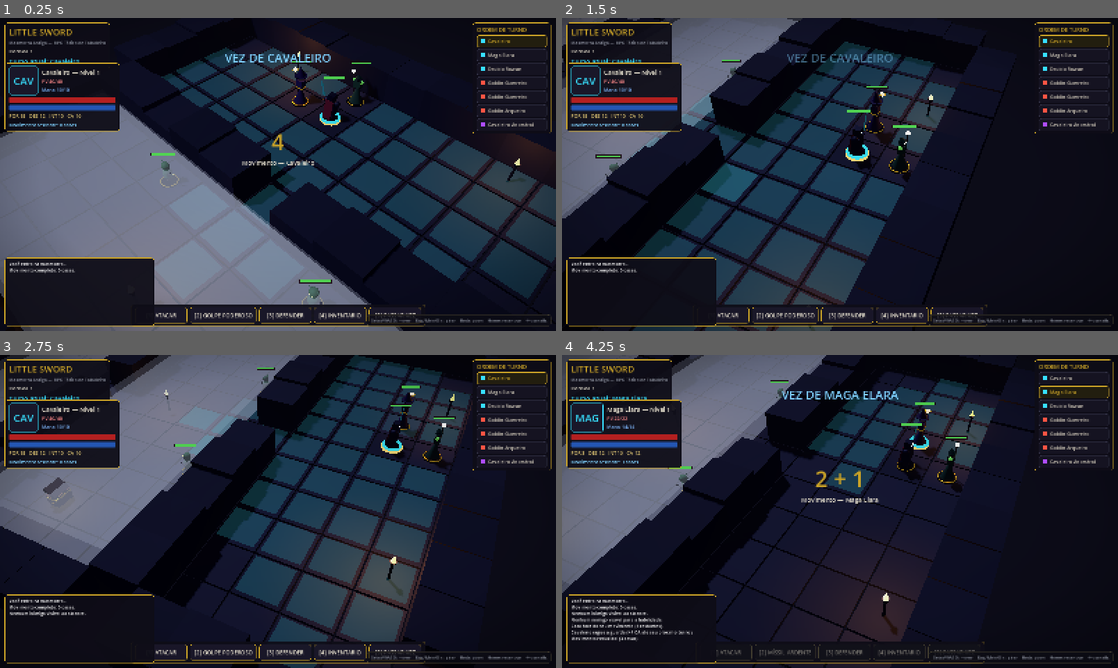
Above: before the commit, frames 1-4 (two rows, left to right).
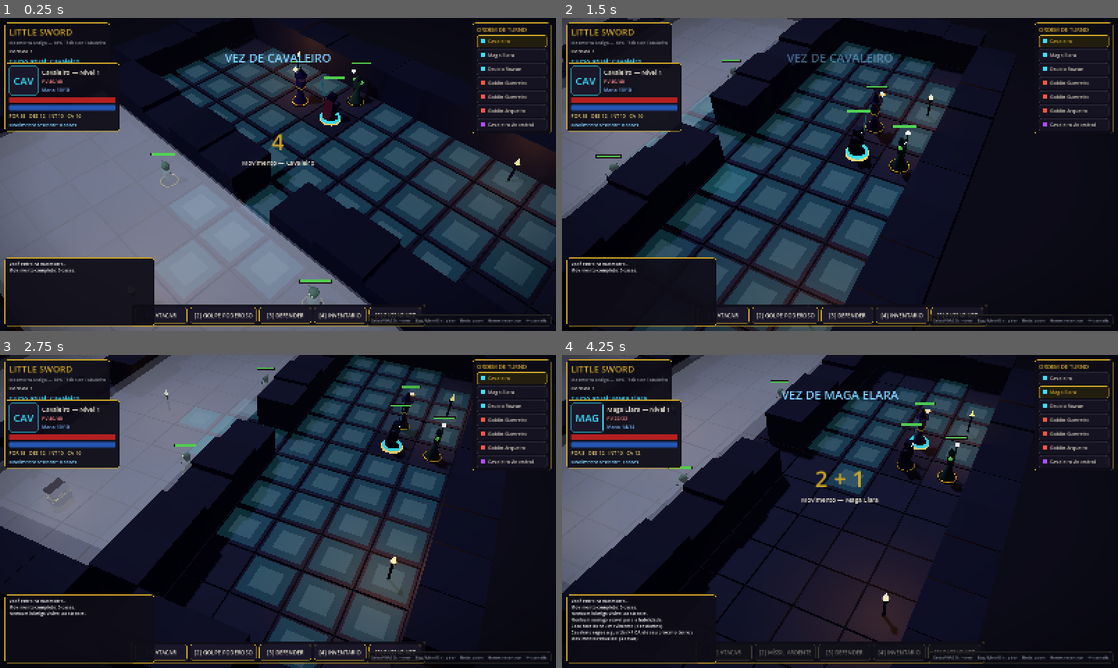
Above: after the commit, the same moments.

Repository: FalconiRod/Little-Sword
Game: Godot game, scene res://src/scenes/main.tscn
Two runs of this game, one before a commit and one after it. Both use one fixed random seed, a clock stepped at 60 frames per second and the inputs below.
Inputs (mouse positions are in pixels of both pictures, inside the frame that each line leads up to):
- Up to frame 1 (0.25 s): no input
- Up to frame 2 (1.5 s): tap Enter at 0.5 s; move the mouse to (962, 158) at 0.52 s; hold D 0.53-1.28 s; hold Q 0.53-1.28 s; click (962, 158) at 0.67 s; move the mouse to (728, 190) at 1.27 s; hold S from 1.28 s (still down); tap E at 1.35 s
- Up to frame 3 (2.75 s): move the mouse to (333, 442) at 2.02 s; release S at 2.03 s; hold D from 2.03 s (still down); tap 1 at 2.1 s
- Up to frame 4 (4.25 s): move the mouse to (812, 574) at 2.77 s; release D at 2.78 s; hold W 2.78-3.53 s; tap 2 at 2.85 s; click (812, 574) at 2.92 s; move the mouse to (1006, 558) at 3.52 s; hold A from 3.53 s (still down); tap 3 at 3.6 s

The runs differ from the first frame. In frame 1, 0.8% of the frame differs, in the area x 29-94%, y 11-65%; in frame 2, 0.7%; in frame 3, 0.4%; in frame 4, 0.1%.

Commit message:
v0.3.2: marcador de cobertura cinza + level up por abate

Diff:
--- a/src/autoload/combat_system.gd
+++ b/src/autoload/combat_system.gd
@@ -34,12 +34,14 @@
 		if chk["crit"]:
 			nota = DiceManager.double_dice(nota)
 		var dmg := DiceManager.roll_notation(nota)
+		dmg += attacker.dmg_bonus
 		# Runas mágicas do chão amplificam golpes de quem está sobre elas.
 		if BoardGrid.special.get(attacker.grid_pos, "") == "r":
 			dmg += 2
 			EventBus.log_msg.emit("As runas amplificam o golpe! (+2)", "#37e0ff")
 		target.take_damage(dmg)
 		# Impacto fisico: alvo recua e solta faiscas (mais fortes em critico).
+		target.last_striker = attacker
 		target.animate_recoil(attacker.global_position)
 		_sparks(target.global_position + Vector3(0, 0.8, 0),
 				"#ff9f43" if chk["crit"] else "#ffd166",
--- a/src/player/player_controller.gd
+++ b/src/player/player_controller.gd
@@ -16,6 +16,7 @@
 var _hl_pool: Array[MeshInstance3D] = []
 var _tg_pool: Array[MeshInstance3D] = []
 var _it_pool: Array[MeshInstance3D] = []
+var _cv_pool: Array[MeshInstance3D] = []
 var _hover_quad: MeshInstance3D
 var _sel_ring: MeshInstance3D
 var _boss_shown := false
@@ -54,9 +55,9 @@
 	add_child(_sel_ring)
 	_sel_ring.position.y = 0.14
 
-func _make_quad(hex: String, alpha: float) -> MeshInstance3D:
+func _make_quad(hex: String, alpha: float, quad_size := 1.7) -> MeshInstance3D:
 	var pm := PlaneMesh.new()
-	pm.size = Vector2(1.7, 1.7)
+	pm.size = Vector2(quad_size, quad_size)
 	var m := StandardMaterial3D.new()
 	m.albedo_color = Color.html(hex)
 	m.albedo_color.a = alpha
@@ -70,20 +71,20 @@
 	mi.material_override = m
 	return mi
 
-func _pool_show(pool: Array[MeshInstance3D], cells: Array, hex: String, alpha := 0.34) -> void:
+func _pool_show(pool: Array[MeshInstance3D], cells: Array, hex: String, alpha := 0.34, qsize := 1.7, yoff := 0.09) -> void:
 	while pool.size() < cells.size():
-		var q := _make_quad(hex, alpha)
+		var q := _make_quad(hex, alpha, qsize)
 		pool.append(q)
 		add_child(q)
 	for i in pool.size():
 		if i < cells.size():
-			pool[i].position = BoardGrid.world_pos(cells[i]) + Vector3(0, 0.09, 0)
+			pool[i].position = BoardGrid.world_pos(cells[i]) + Vector3(0, yoff, 0)
 			pool[i].visible = true
 		else:
 			pool[i].visible = false
 
 func _hide_all() -> void:
-	for p in [_hl_pool, _tg_pool, _it_pool]:
+	for p in [_hl_pool, _tg_pool, _it_pool, _cv_pool]:
 		for q in p:
 			q.visible = false
 	_hover_quad.visible = false
@@ -155,11 +156,32 @@
 	_sel_ring.visible = false
 	_hide_all()
 
+## Células "protegidas": nenhum inimigo em alerta tem linha de visão.
+func _compute_cover() -> void:
+	var foes: Array = []
+	for c in BoardGrid.occupied.keys():
+		var e = BoardGrid.occupied[c]
+		if is_instance_valid(e) and e.alive and e.team == "enemy" and e.alerted:
+			foes.append(c)
+	var safe: Array = []
+	for c in reach["dist"].keys():
+		if not BoardGrid.is_free(c):
+			continue
+		var seen := false
+		for fc in foes:
+			if BoardGrid.has_line_of_sight(c, fc):
+				seen = true
+				break
+		if not seen:
+			safe.append(c)
+	_pool_show(_cv_pool, safe, "8a8f9c", 0.22, 1.0, 0.075)
+
 func _compute_reachable() -> void:
 	reach = BoardGrid.compute_reachable(knight.grid_pos, knight.moves_left)
 	var cells: Array = reach["dist"].keys()
 	cells.erase(knight.grid_pos)
 	_pool_show(_hl_pool, cells, "37e0ff", 0.20)
+	_compute_cover()
 	var it_cells: Array = []
 	if not board.chest_looted and BoardGrid.chebyshev(knight.grid_pos, board.chest_cell) <= 1:
 		it_cells.append(board.chest_cell)
--- a/src/ui/hud.gd
+++ b/src/ui/hud.gd
@@ -393,7 +393,7 @@
 func update_vitals(u: BoardUnit) -> void:
 	if u == null:
 		return
-	_name_lbl.text = "%s — Nível 1" % u.display_name
+	_name_lbl.text = "%s — Nível %d" % [u.display_name, u.level]
 	fl_lbl.text = u.display_name.substr(0, 3).to_upper()
 	hp_bar.value = 100.0 * float(u.hp) / float(maxi(1, u.max_hp))
 	mp_bar.value = 100.0 * float(u.mana) / float(maxi(1, u.max_mana))
--- a/src/units/unit_base.gd
+++ b/src/units/unit_base.gd
@@ -28,6 +28,10 @@
 var alive := true
 var base_visual_id := ""
 var shifted := false
+var level := 1
+var dmg_bonus := 0
+var kills := 0
+var last_striker = null
 
 var visual: Node3D
 var _bar_root: Node3D
@@ -217,6 +221,17 @@
 	tw.tween_property(self, "global_position", base, 0.16) \
 		.set_trans(Tween.TRANS_QUAD).set_ease(Tween.EASE_IN)
 
+## Abate por heroi: sobe de nivel (+3 PV, +1 dano).
+func gain_kill() -> void:
+	kills += 1
+	level += 1
+	max_hp += 3
+	hp = mini(max_hp, hp + 3)
+	dmg_bonus += 1
+	refresh_bar()
+	spawn_float_text("NIVEL %d! +3 PV" % level, "#ffd166")
+	EventBus.log_msg.emit("%s subiu para o nivel %d! (+3 PV, +1 dano)" % [display_name, level], "#ffd166")
+
 ## Recuo curto na direcao oposta ao atacante (vende o impacto).
 func animate_recoil(from_wp: Vector3) -> void:
 	var dir := global_position - from_wp
@@ -270,6 +285,10 @@
 		return
 	alive = false
 	set_active_ring(false)
+	# Abate por heroi rende nivel: +3 PV e +1 de dano.
+	if last_striker != null and is_instance_valid(last_striker) \
+			and last_striker.get("team") == "hero":
+		last_striker.gain_kill()
 	BoardGrid.clear_cell(grid_pos)
 	EventBus.unit_died.emit(self)
 	EventBus.log_msg.emit("%s foi derrotado!" % display_name, "#ff6b6b")
Not shown, changed: docs/CHANGELOG.md
